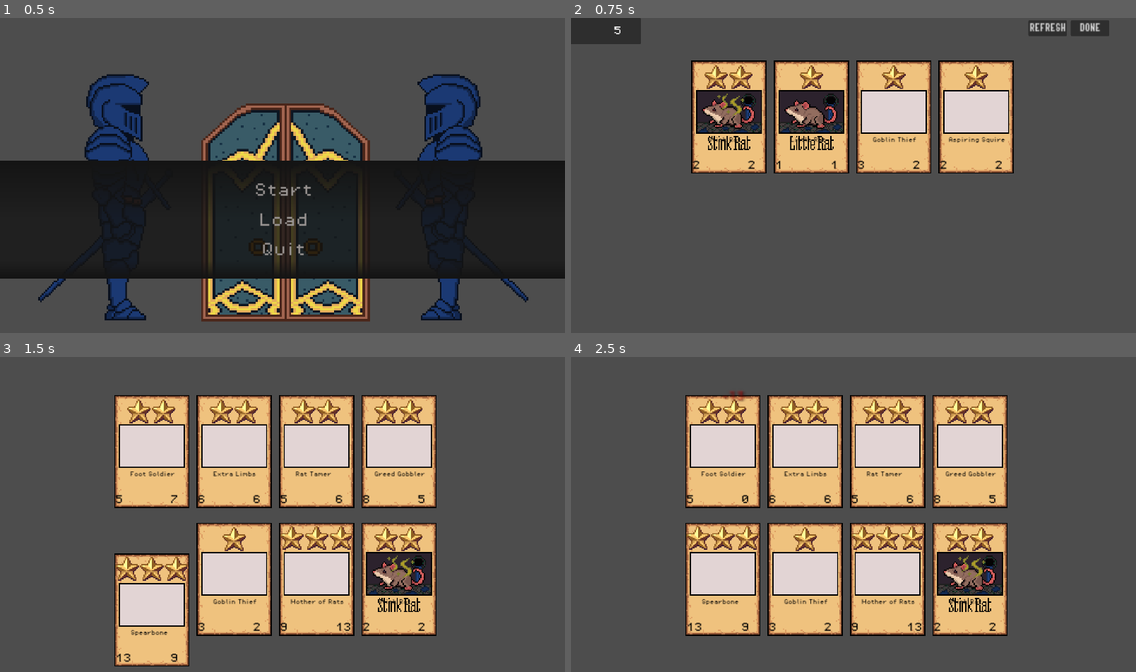
Above: before the commit, frames 1-4 (two rows, left to right).
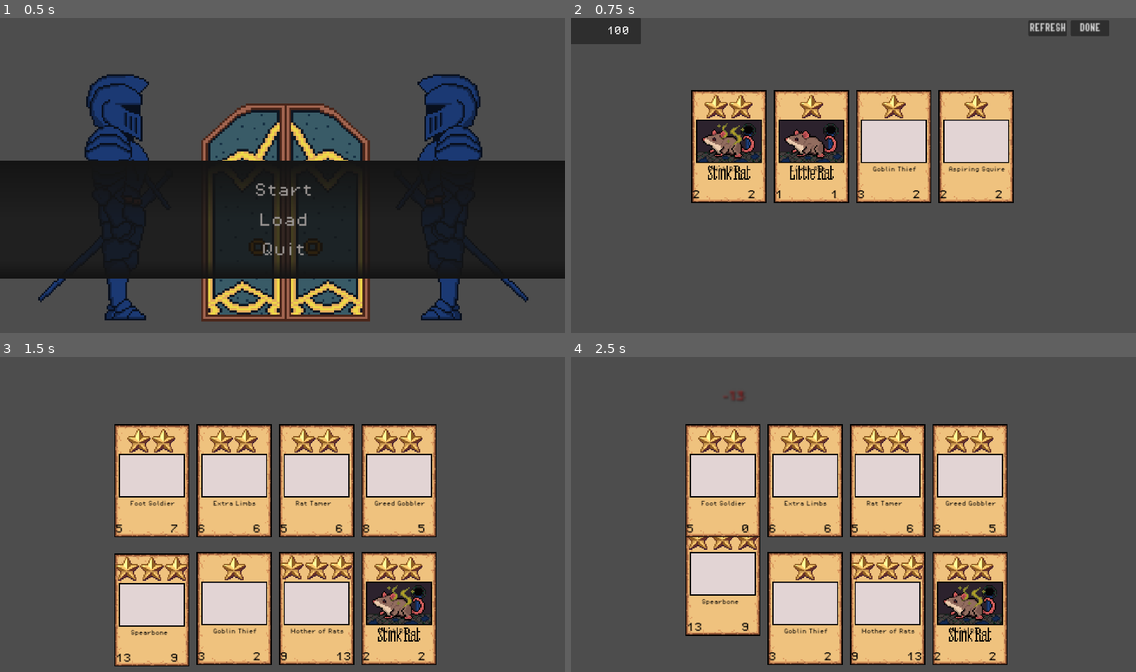
Above: after the commit, the same moments.

Repository: wenyng0526-boop/whateverproject
Game: Godot game, scene res://Scenes/main_menu.tscn
Two runs of this game, one before a commit and one after it. Both use one fixed random seed, a clock stepped at 60 frames per second and the inputs below. The engine's default icon, where the game draws it, is replaced by a stand-in: a white triangle on a blue panel in a dark square.
Inputs (mouse positions are in pixels of both pictures, inside the frame that each line leads up to):
- Up to frame 1 (0.5 s): no input
- Up to frame 2 (0.75 s): click (853, 219) at 0.5 s
- Up to frame 3 (1.5 s): click "DONE" at 1.25 s
- Up to frame 4 (2.5 s): move the mouse to (723, 451) at 2.02 s; click (723, 451) at 2.17 s

Frame 1 is identical in both runs. In frame 2, 21% of the frame differs, in the area x 6-79%, y 2-59%; in frame 3, 33%, in the area x 20-78%, y 12-98%; in frame 4, 33%.

Commit message:
fusion/card upgrade mechanic
game state will check cards in player hand and fuse and double stats when there is duplicates. fusion animation not done yet.

Diff:
--- a/Minion Resource/Goblin/elder_goblin.tres
+++ b/Minion Resource/Goblin/elder_goblin.tres
@@ -11,3 +11,4 @@
 health = 12
 image = ExtResource("1_v38gy")
 minon_type = 0
+fusion_tier = 1
--- a/Minion Resource/Rat/disease_spreader.tres
+++ b/Minion Resource/Rat/disease_spreader.tres
@@ -11,3 +11,4 @@
 health = 1
 image = ExtResource("1_odr26")
 minon_type = 1
+fusion_tier = 1
--- a/Scenes/CardUI.tscn
+++ b/Scenes/CardUI.tscn
@@ -17,7 +17,7 @@
 "times": PackedFloat32Array(0),
 "transitions": PackedFloat32Array(1),
 "update": 0,
-"values": [-0.0872665]
+"values": [0.0]
 }
 tracks/1/type = "value"
 tracks/1/imported = false
@@ -31,6 +31,18 @@
 "update": 0,
 "values": [Vector2(0, 100)]
 }
+tracks/2/type = "value"
+tracks/2/imported = false
+tracks/2/enabled = true
+tracks/2/path = NodePath(".:scale")
+tracks/2/interp = 1
+tracks/2/loop_wrap = true
+tracks/2/keys = {
+"times": PackedFloat32Array(0),
+"transitions": PackedFloat32Array(1),
+"update": 0,
+"values": [Vector2(1, 1)]
+}
 
 [sub_resource type="Animation" id="Animation_2qsxy"]
 resource_name = "attack_enemy"
@@ -92,6 +104,23 @@
 }]
 }
 
+[sub_resource type="Animation" id="Animation_2mx7q"]
+resource_name = "fusion"
+length = 0.5
+step = 0.1
+tracks/0/type = "value"
+tracks/0/imported = false
+tracks/0/enabled = true
+tracks/0/path = NodePath(".:scale")
+tracks/0/interp = 1
+tracks/0/loop_wrap = true
+tracks/0/keys = {
+"times": PackedFloat32Array(0, 0.1, 0.2, 0.4, 0.5),
+"transitions": PackedFloat32Array(1, 1, 1, 1, 1),
+"update": 0,
+"values": [Vector2(1, 1), Vector2(1.1, 1.1), Vector2(0.9, 0.9), Vector2(1.15, 1.15), Vector2(1, 1)]
+}
+
 [sub_resource type="Animation" id="Animation_y2k82"]
 resource_name = "hit"
 length = 0.5
@@ -114,6 +143,7 @@
 "RESET": SubResource("Animation_rej3g"),
 "attack_enemy": SubResource("Animation_2qsxy"),
 "attack_player": SubResource("Animation_2jae0"),
+"fusion": SubResource("Animation_2mx7q"),
 "hit": SubResource("Animation_y2k82")
 }
 
@@ -125,7 +155,6 @@
 offset_top = 198.0
 offset_right = 558.0
 offset_bottom = 448.0
-rotation = -0.0872665
 pivot_offset = Vector2(90, 125)
 script = ExtResource("1_ywfkn")
 card_data = ExtResource("2_puuy4")
@@ -141,6 +170,8 @@
 anchors_preset = 15
 anchor_right = 1.0
 anchor_bottom = 1.0
+offset_top = 100.0
+offset_bottom = 100.0
 grow_horizontal = 2
 grow_vertical = 2
 mouse_filter = 2
--- a/Scenes/shop_scene.tscn
+++ b/Scenes/shop_scene.tscn
@@ -71,9 +71,9 @@
 
 [node name="HandCenter" type="CenterContainer" parent="."]
 offset_left = 43.0
-offset_top = 957.0
+offset_top = 920.0
 offset_right = 1843.0
-offset_bottom = 1357.0
+offset_bottom = 1320.0
 
 [node name="HandContainer" type="HBoxContainer" parent="HandCenter"]
 layout_mode = 2
--- a/Scipts/card.gd
+++ b/Scipts/card.gd
@@ -81,6 +81,9 @@
 	else:
 		animation_player.play("attack_enemy")
 
+func play_fusion_animation() -> void:
+	animation_player.play("fusion")
+	await animation_player.animation_finished
 
 func trigger_attack_hit() -> void:
 	attack_hit.emit()
--- a/Scipts/card_data.gd
+++ b/Scipts/card_data.gd
@@ -8,6 +8,6 @@
 @export var health: int = 1
 @export var image: Texture
 @export var minon_type: type
-@export var multiplier: int = 1
+@export var fusion_tier: int = 1 #e.g. current_attack * 2^(fusion tier)
 
 enum type {Goblin, Rat, Skeleton, Knight}
--- a/Scipts/game_state.gd
+++ b/Scipts/game_state.gd
@@ -1,6 +1,6 @@
 extends Node
 
-var currency: int = 5:
+var currency: int = 100: #remember to change this to 5, 100 is for testing only
 	set(value):
 		currency = value
 		currency_changed.emit(currency)
@@ -10,3 +10,26 @@
 const MAX_CARDS = 6
 const MAX_HAND = 10
 signal currency_changed(new_amount: int)
+
+func check_for_duplicate():
+	var fusion_happened := true
+	while fusion_happened:
+		fusion_happened = false
+		for i in range(hand_cards.size()):
+			for j in range(i+1,hand_cards.size()):
+				var card = hand_cards[i]
+				var duplicate = hand_cards[j]
+				if card.name == duplicate.name and card.fusion_tier == duplicate.fusion_tier:
+					fuse_cards(i,j)
+					fusion_happened = true
+					break
+			if fusion_happened:
+				break
+
+func fuse_cards(index_a: int, index_b: int):
+	var card_a = hand_cards[index_a]
+	print("fusing: ",card_a.name)
+	card_a.attack *= 2
+	card_a.health *= 2
+	card_a.fusion_tier += 1
+	hand_cards.remove_at(index_b)
--- a/Scipts/shop_manager.gd
+++ b/Scipts/shop_manager.gd
@@ -63,10 +63,15 @@
 
 func _buy_card(card: CardUI) -> void:
 	GameState.currency -= card.card_data.cost
-	GameState.hand_cards.append(card.card_data)
+	var new_card: card_resource = card.card_data.duplicate(true) #duplicate card resource so card in shop or enemy won't be affected by increased stats during player fusion
+	GameState.hand_cards.append(new_card)
 	card.queue_free()
 	print("Bought ", card.card_data.name, " | coins left: ", GameState.currency)
-	#summon hand cards
+	GameState.check_for_duplicate()
+	refresh_hand()
+
+
+func refresh_hand() -> void:
 	for child in hand_container.get_children():
 		child.queue_free()
 	for data in GameState.hand_cards:
@@ -74,7 +79,6 @@
 		hand_container.add_child(card_instance)
 		card_instance.set_card_data(data)
 		card_instance.current_location = CardUI.CardLocation.HAND
-
 #done button
 func _on_done_button_pressed() -> void:
 	get_tree().change_scene_to_file("res://Scenes/combat_scene.tscn")
--- a/project.godot
+++ b/project.godot
@@ -23,5 +23,6 @@
 
 window/size/viewport_width=1920
 window/size/viewport_height=1080
+window/size/mode=3
 window/stretch/mode="canvas_items"
 window/stretch/aspect="expand"
Not shown: 1 places in Scenes/CardUI.tscn that only renumber resources
Not shown: 1 places in Scenes/main_menu.tscn that only renumber resources
